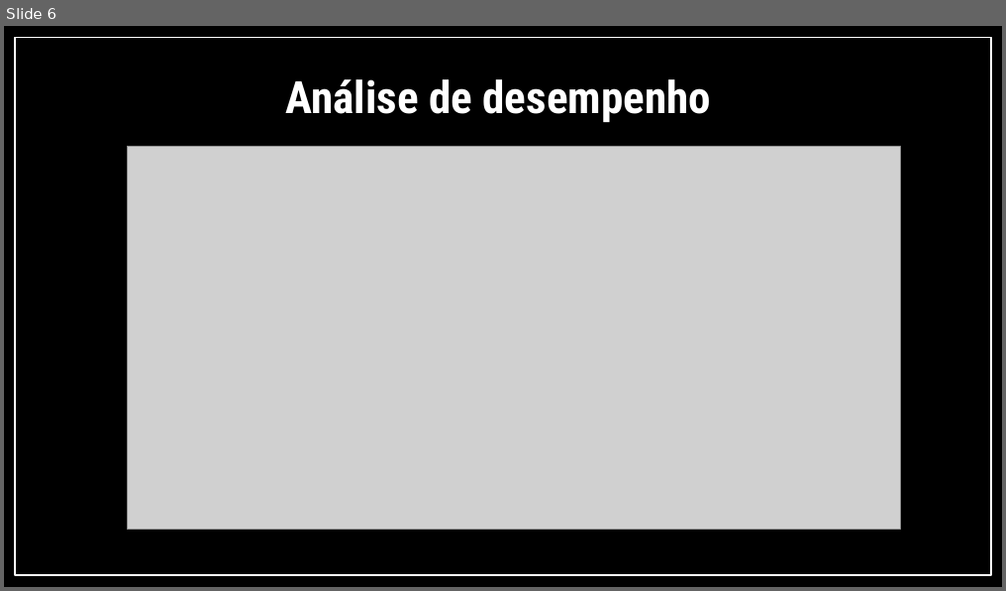
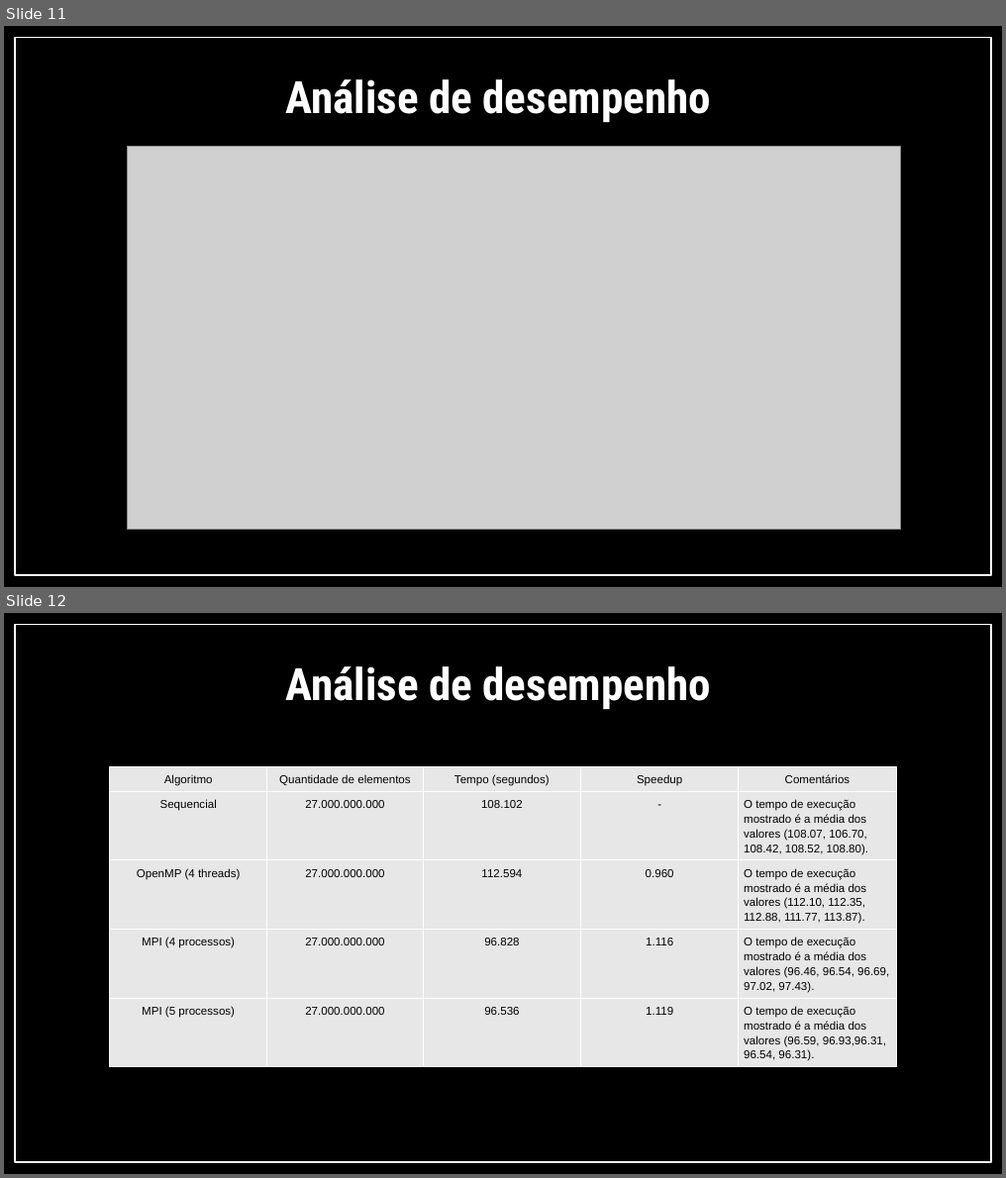
Before and after one commit to IgorTorquatto/Programacao_Concorrente, a slide deck: Projeto_Final/Implementação/Multiplicação_Matrizes.pptx. Shown one above the other, each under a label of ours: slide 6 before the commit, slides 11 and 12 after it. The pictures are 1006x591 and 1006x1178 pixels, drawn with LibreOffice and Linux fonts; fonts in the diff are those of the drawing; grey boxes stand for pictures. Boxes give left, top, right and bottom in pixels: in the first picture for what was removed or moved away, otherwise in the second. Text is boxed around its words. In the diff, an @@ line names an element or a change of style, - is before the commit and + after.

```diff
--- a/Projeto_Final/Implementação/Multiplicação_Matrizes.pptx
+++ b/Projeto_Final/Implementação/Multiplicação_Matrizes.pptx
@@ slide 12 added at box(4, 613, 1002, 1174), background #000000; not listed: 1 template element that a slide beside it also shows @@
@@ title added at box(286, 666, 711, 710), 43 pt, text #FFFFFF, bold @@
+Análise de desempenho
@@ table added at box(110, 766, 896, 1080), 5 rows, 5 columns @@
+Algoritmo | Quantidade de elementos | Tempo (segundos) | Speedup | Comentários
+Sequencial | 27.000.000.000 | 108.102 | - | O tempo de execução mostrado é a média dos valores (108.07, 106.70, 108.42, 108.52, 108.80).
+OpenMP (4 threads) | 27.000.000.000 | 112.594 | 0.960 | O tempo de execução mostrado é a média dos valores (112.10, 112.35, 112.88, 111.77, 113.87).
+MPI (4 processos) | 27.000.000.000 | 96.828 | 1.116 | O tempo de execução mostrado é a média dos valores (96.46, 96.54, 96.69, 97.02, 97.43).
+MPI (5 processos) | 27.000.000.000 | 96.536 | 1.119 | O tempo de execução mostrado é a média dos valores (96.59, 96.93,96.31, 96.54, 96.31).
@@ what was slide 6 is now slide 11 @@
```
Also in this commit, not shown: 3 slides changed, 4 other slides added, 14 other files.
